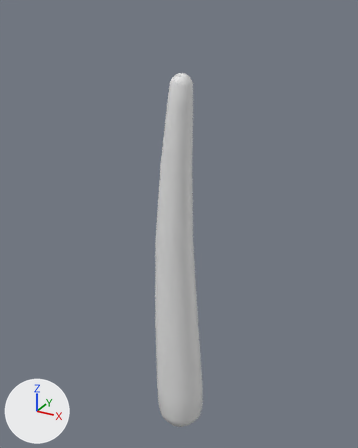
Before and after pictures for a commit that changed the COLLADA model Assets/06_MODELS/Fungo corpo/Fungo base alta.DAE.
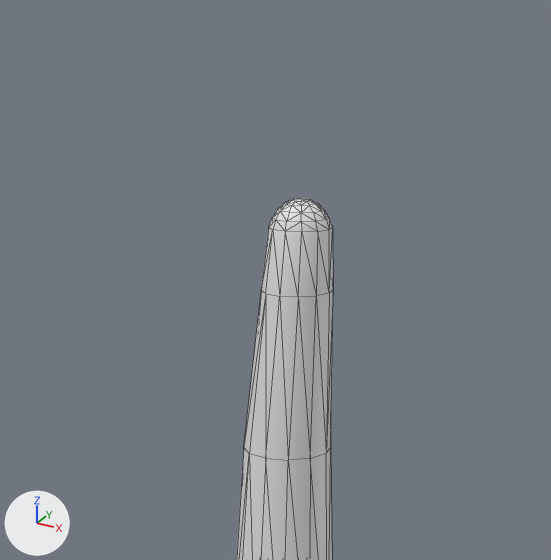
Each version appears first whole from a 50 mm lens placed at (1.6167, -0.0493, 0.0621), pointed at (1.5858, 0.0068, 0.034), and next in a close-up on the part from 20% to 76% of the width and 0% to 46% of the height. The axes (+X, +Y, +Z) are drawn at lower left. The lights are the same throughout. The close-ups show mesh edges as thin lines. Where no turn or scale is listed for an object, it has been applied to the vertices.

Script lines for the objects in view, before the commit:
```python
me_fbxasc051fungofbxasc032sottomesh = bpy.data.meshes.new('FBXASC051FungoFBXASC032sottoMesh')
me_fbxasc051fungofbxasc032sottomesh.from_pydata(...)  # 182 vertices, 360 faces; spans x -0.004..0.0036, y -0.0036..0.0036, z -0.0005..0.0547
ob_fbxasc051fungofbxasc032sotto = bpy.data.objects.new('FBXASC051FungoFBXASC032sotto', me_fbxasc051fungofbxasc032sottomesh)
ob_fbxasc051fungofbxasc032sotto.location = (1.58698, 0.00536, 0.0)
```
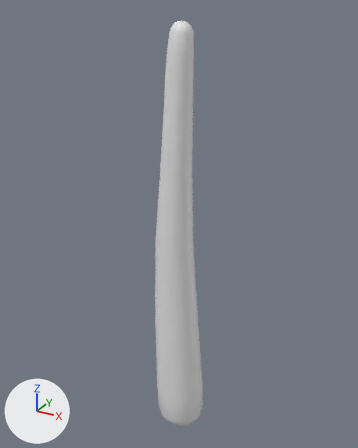
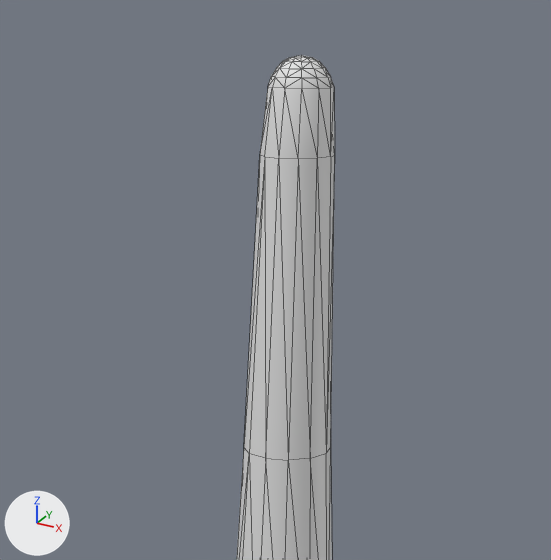
Changed parts and their boxes [x1, y1, x2, y2] in the close-ups (551 x 560 px; the box of a moved part takes in the faces that stretch with it):
'FBXASC051FungoFBXASC032sotto', reshaped
    before: [237, 198, 333, 560]
    after: [237, 55, 335, 560]
part 1 of me_fbxasc051fungofbxasc032sottomesh, moved or reshaped
    before: [244, 198, 333, 458]
    after: [244, 55, 335, 458]

The change in detail:
me_fbxasc051fungofbxasc032sottomesh has 182 vertices, 360 faces and spans x -0.004..0.0036, y -0.0036..0.0036, z -0.0005..0.0547.
me_fbxasc051fungofbxasc032sottomesh is used by ob_fbxasc051fungofbxasc032sotto; location (1.58698, 0.00536, 0.0).
me_fbxasc051fungofbxasc032sottomesh part 1: all 73 vertices in x -0.0018..0.0015, y -0.0016..0.0016, z 0.0507..0.0547 are moved by (0.0, 0.0, 0.0058).
